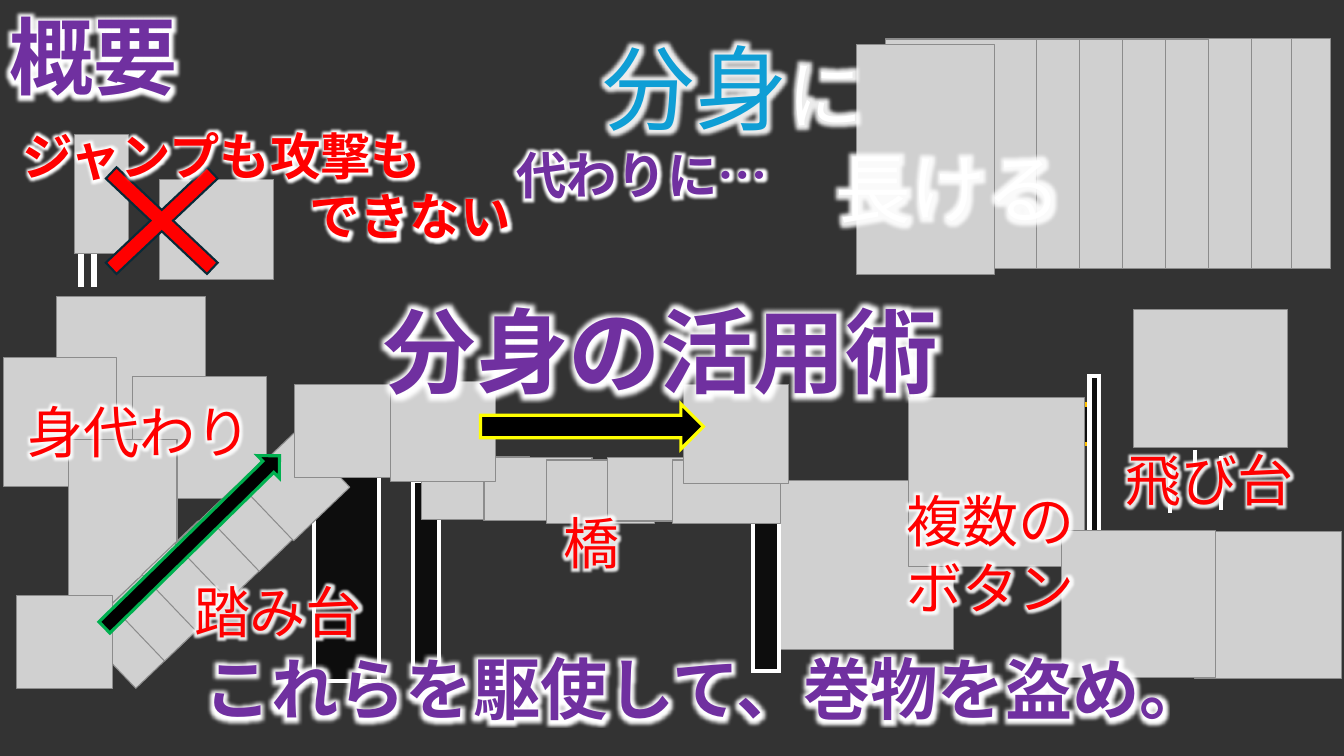
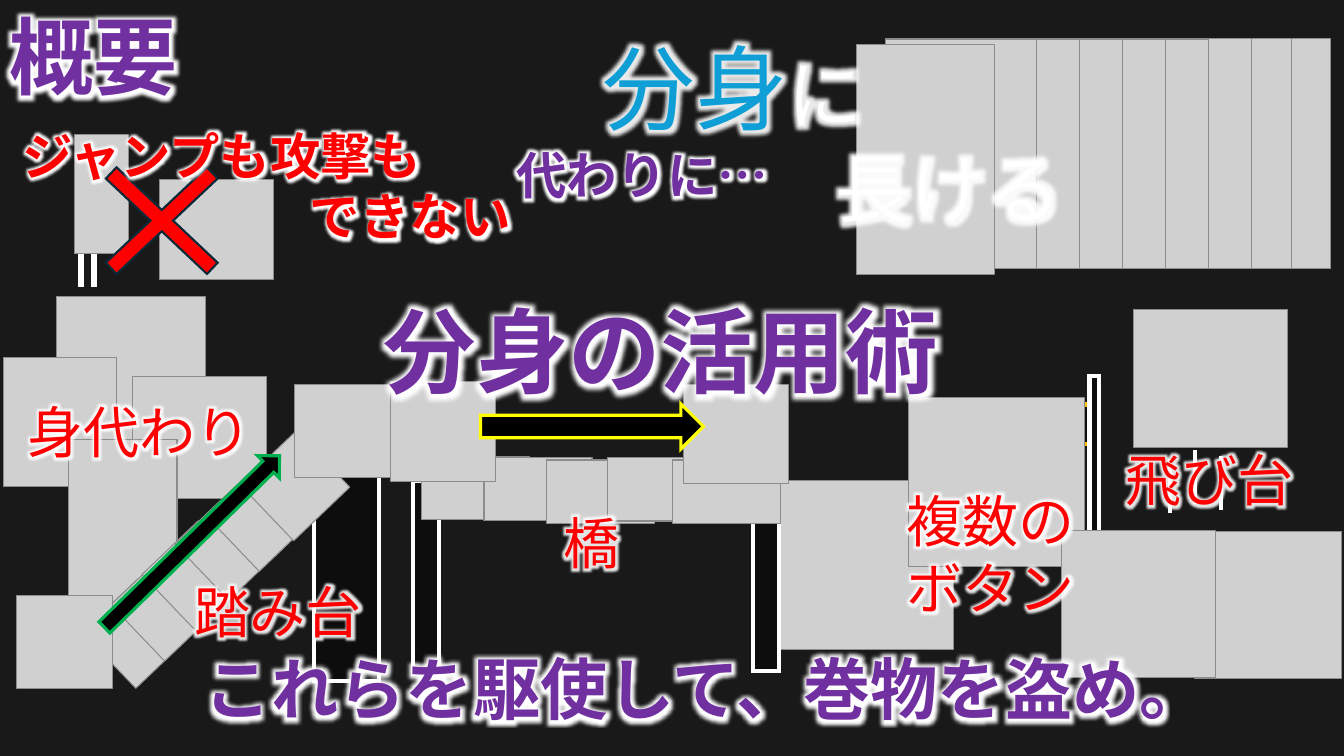
Before and after one commit to TomoyaKanazaki/TeamNinja, a slide deck: slide 4 of 98_plan/00_pptx/100_mainplan.pptx (slide 3 before the commit). Drawn at 1344x756 pixels with LibreOffice and Linux fonts; fonts in the diff are those of the drawing; grey boxes stand for pictures; background and template pictures are left out. Boxes give left, top, right and bottom in pixels: in the first picture for what was removed or moved away, otherwise in the second. Text is boxed around its words. In the diff, an @@ line names an element or a change of style, - is before the commit and + after.

```diff
--- a/98_plan/00_pptx/100_mainplan.pptx
+++ b/98_plan/00_pptx/100_mainplan.pptx
@@ rectangle at (0, 0, 1344, 756): fill #000000 at 80% opacity to #000000 at 90% opacity @@
```
Also in this commit, not shown: 8 other slides changed, 1 slide added, 2 other files.
